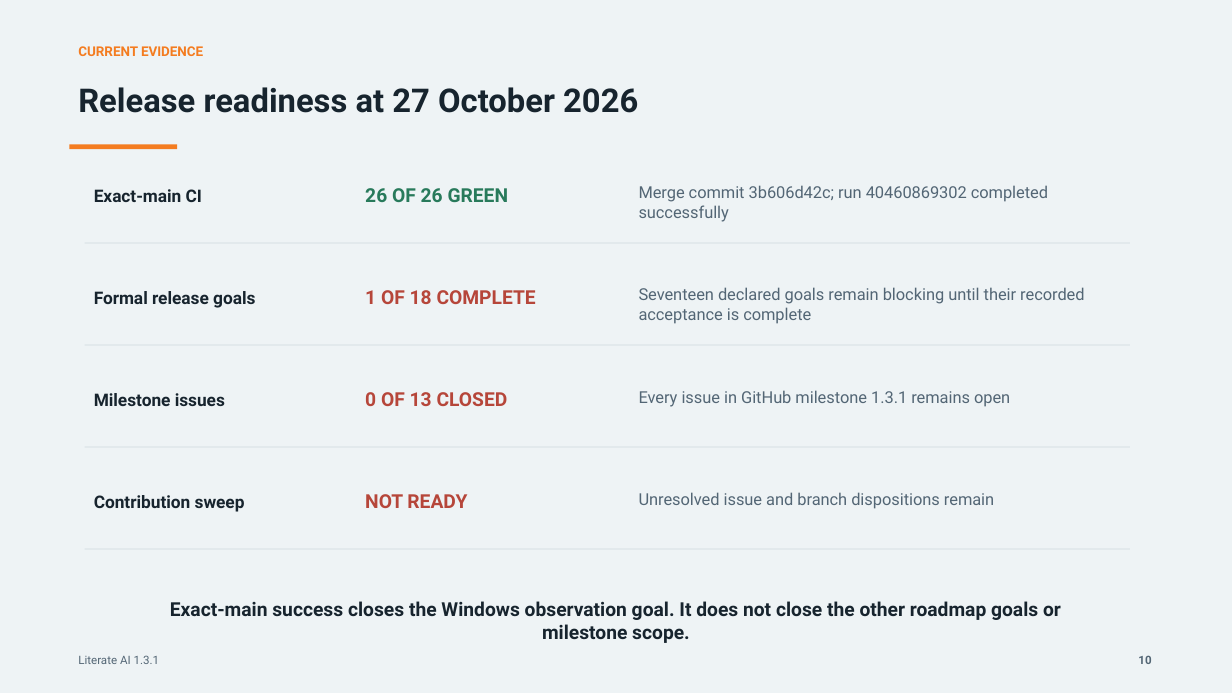
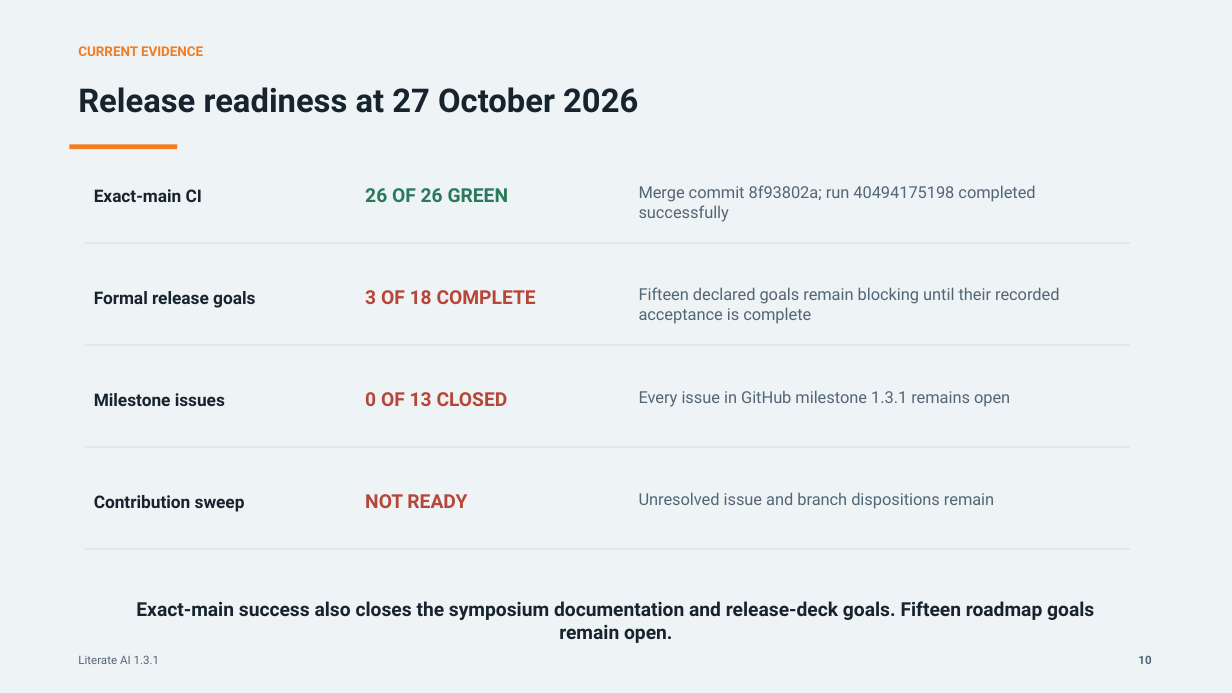
Before and after one commit to NVShawn/literate-ai, a slide deck: slide 10 of docs/presentations/literate-ai-1.3.1-release-briefing/literate-ai-1.3.1-release-briefing.pptx. Drawn at 1232x693 pixels with LibreOffice and Linux fonts; fonts in the diff are those of the drawing. Boxes give left, top, right and bottom in pixels: in the first picture for what was removed or moved away, otherwise in the second. Text is boxed around its words. In the diff, an @@ line names an element or a change of style, - is before the commit and + after.

Commit message:
docs: record 1.3.1 symposium evidence

```diff
--- a/docs/presentations/literate-ai-1.3.1-release-briefing/literate-ai-1.3.1-release-briefing.pptx
+++ b/docs/presentations/literate-ai-1.3.1-release-briefing/literate-ai-1.3.1-release-briefing.pptx
@@ text at bbox=[639, 185, 1035, 222]: text changed @@
-Merge commit 3b606d42c; run 40460869302 completed successfully
+Merge commit 8f93802a; run 40494175198 completed successfully
@@ text at bbox=[365, 290, 536, 304]: text changed @@
-1 OF 18 COMPLETE
+3 OF 18 COMPLETE
@@ text at bbox=[639, 287, 1059, 324]: text changed @@
-Seventeen declared goals remain blocking until their recorded acceptance is complete
+Fifteen declared goals remain blocking until their recorded acceptance is complete
@@ text at bbox=[136, 601, 1094, 643]: text changed @@
-Exact-main success closes the Windows observation goal. It does not close the other roadmap goals or milestone scope.
+Exact-main success also closes the symposium documentation and release-deck goals. Fifteen roadmap goals remain open.
```
Also in this commit, not shown: 3 other slides changed, 5 other files.
